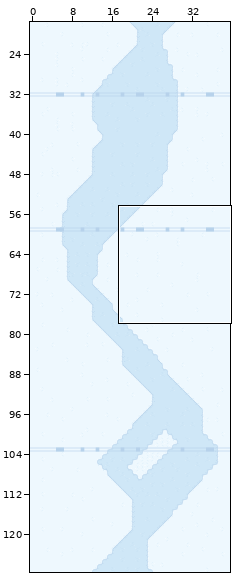
LDtk project: ski.ldtk. Above: a wide view before the commit, with the close-up outlined.
Close-up. The starting point:
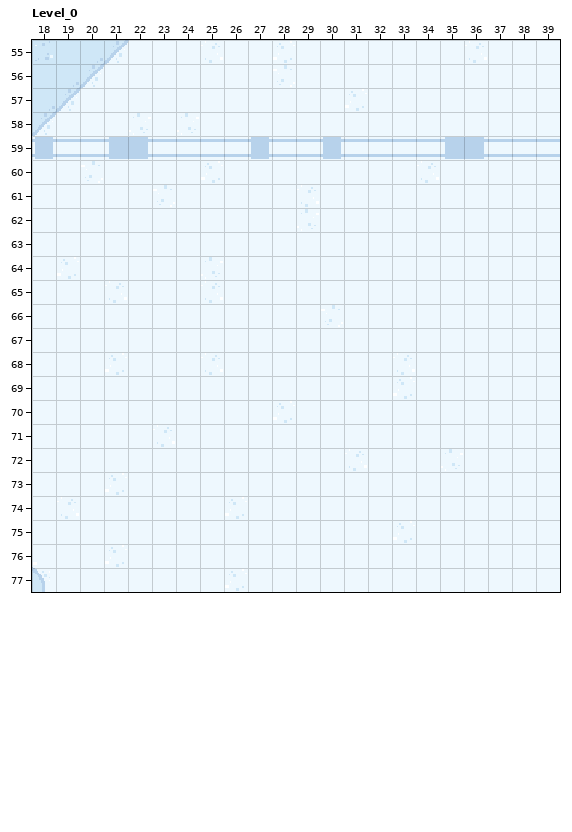
Cells are 16x16 px. Shown: Level_0 x 18..39, y 55..77. The commit also changed other parts of the map, which this record leaves out.
After:
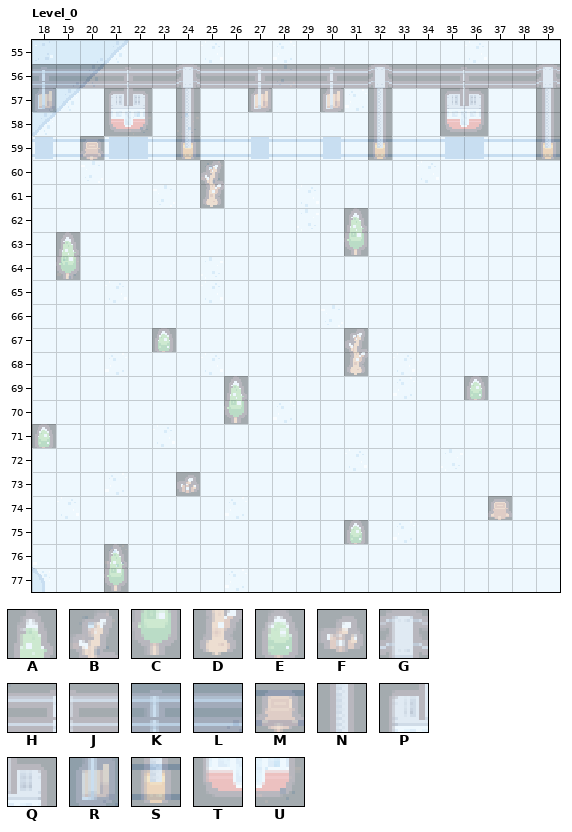
Key: from "SkiTiles": A 6, B 7, C 18, D 19, E 30, F 31, G 42, H 43, J 44, K 45, L 46, M 47, N 54, P 55, Q 56, R 57, S 66, T 67, U 68.
_ is an empty cell.
Tiles of an added or newly shown layer are drawn over the layers below it.
See-through tiles are keyed as they look on the map.
Change:
Layer "Layer_1" (now shown):
Tile A is added in row 62 at x 31; in row 63 at x 19; in row 69 at x 26; in row 76 at x 21.
Tile B is added in row 60 at x 25; in row 67 at x 31.
Tile C is added in row 63 at x 31; in row 64 at x 19; in row 70 at x 26; in row 77 at x 21.
Tile D is added in row 61 at x 25; in row 68 at x 31.
Tile E is added in row 67 at x 23; in row 69 at x 36; in row 71 at x 18; in row 75 at x 31.
Tile F is added in row 73 at x 24.
Tile G is added in row 56 at x 24, 32 and 39.
Tile H is added in row 56 at x 21 and 35.
Tile J is added in row 56 at x 22 and 36.
Tile K is added in row 56 at x 18, 27 and 30.
Tile L is added in row 56 at x 19 to 20, 23, 25 to 26, 28 to 29, 31, 33 to 34 and 37 to 38.
Tile M is added in row 59 at x 20; in row 74 at x 37.
Tile N is added in rows 57 to 58 at x 24, 32 and 39.
Tile P is added in row 57 at x 21 and 35.
Tile Q is added in row 57 at x 22 and 36.
Tile R is added in row 57 at x 18, 27 and 30.
Tile S is added in row 59 at x 24, 32 and 39.
Tile T is added in row 58 at x 21 and 35.
Tile U is added in row 58 at x 22 and 36.
